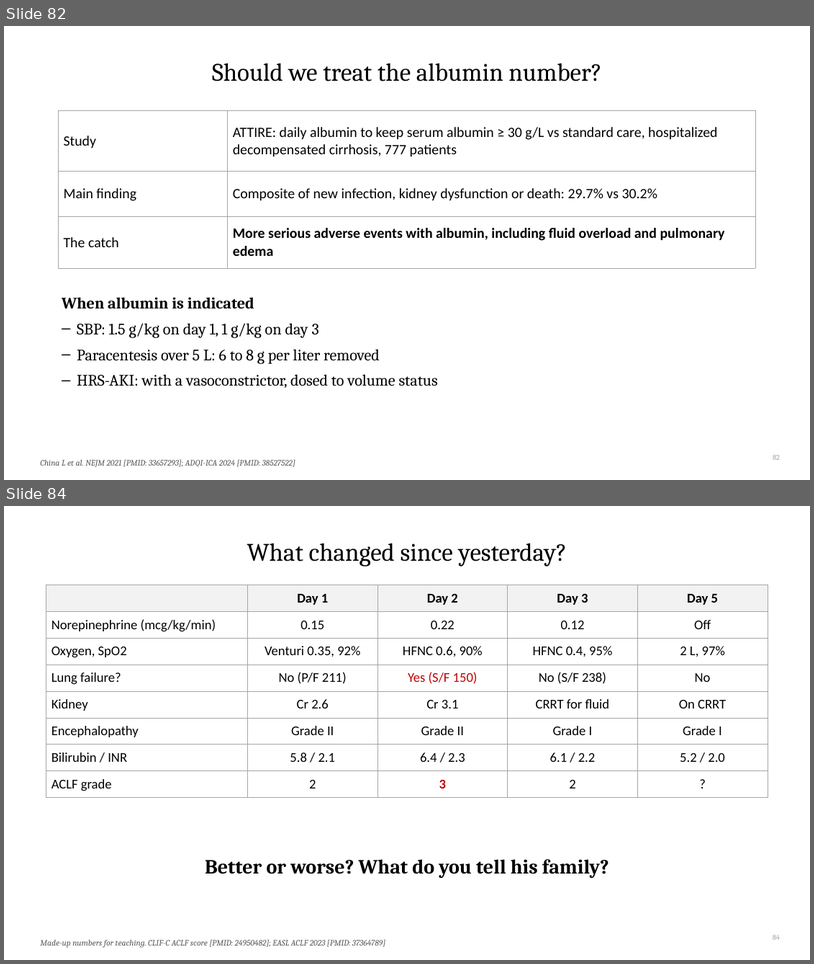
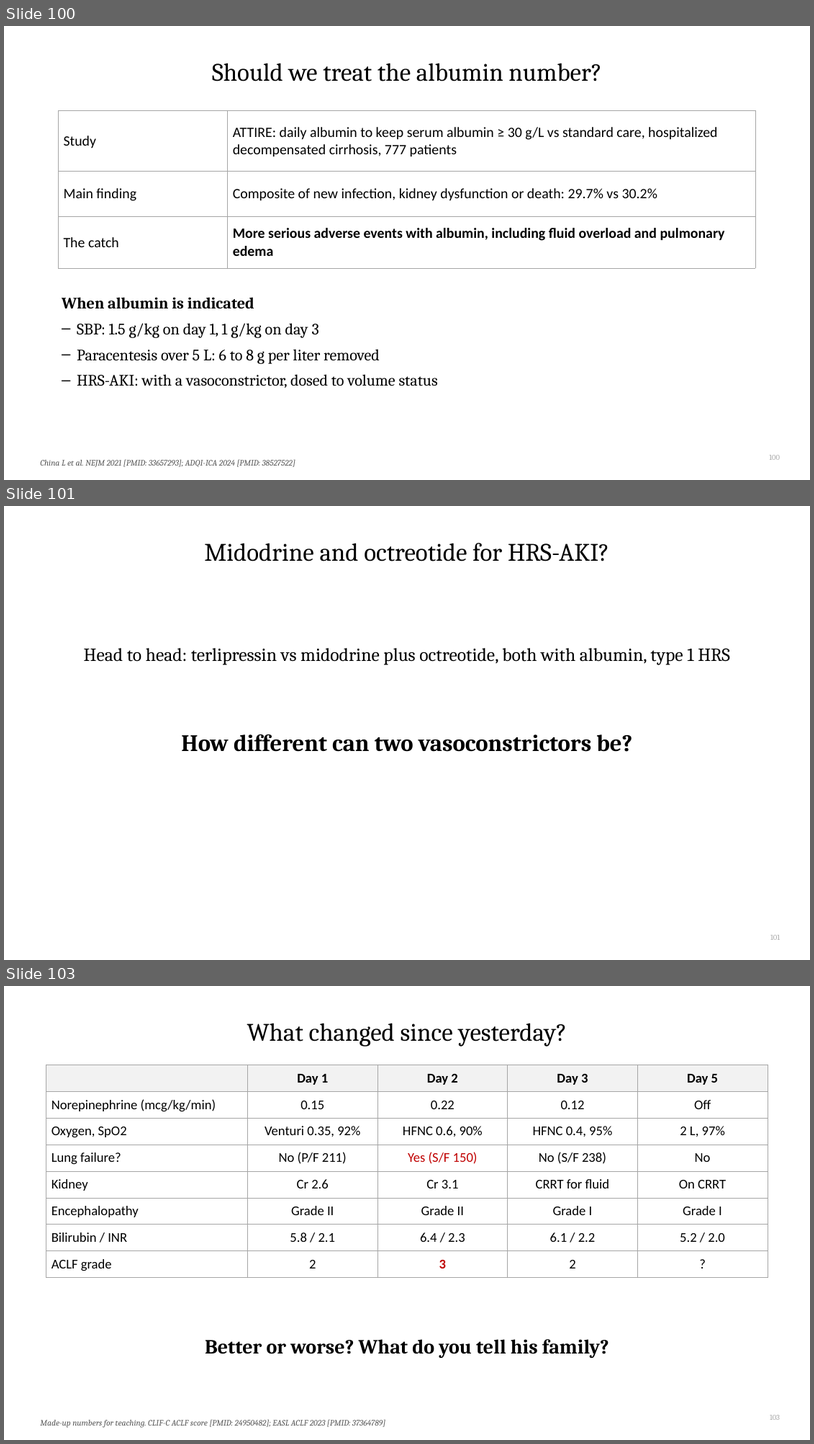
Before and after one commit to qaddodi/mohammad-almeqdadi-lectures, a slide deck: lectures/acute-liver-failure-aclf-in-icu/ALF and ACLF in the ICU.pptx. Shown one above the other, each under a label of ours: slides 82 and 84 before the commit, slides 100, 101 and 103 after it; the slides between them are not shown. The pictures are 814x964 and 814x1444 pixels, drawn with LibreOffice and Linux fonts; fonts in the diff are those of the drawing. Boxes give left, top, right and bottom in pixels: in the first picture for what was removed or moved away, otherwise in the second. Text is boxed around its words. In the diff, an @@ line names an element or a change of style, - is before the commit and + after.

```diff
--- a/lectures/acute-liver-failure-aclf-in-icu/ALF and ACLF in the ICU.pptx
+++ b/lectures/acute-liver-failure-aclf-in-icu/ALF and ACLF in the ICU.pptx
@@ slide 101 added at (4, 506, 810, 960), background #FFFFFF @@
@@ title added at (204, 543, 610, 561), 30 pt, text #000000 @@
+Midodrine and octreotide for HRS-AKI?
@@ text added at (84, 648, 730, 664), 22 pt, text #000000 @@
+Head to head: terlipressin vs midodrine plus octreotide, both with albumin, type 1 HRS
@@ text added at (181, 734, 633, 752), 28 pt, text #000000, bold @@
+How different can two vasoconstrictors be?
@@ page number added at (771, 934, 780, 939), 9 pt, text #A6A6A6 @@
+101
@@ what was slide 82 is now slide 100 @@
@@ page number at (769, 454, 780, 459): text changed @@
-82
+100
@@ what was slide 84 is now slide 103 @@
@@ page number at (770, 1414, 780, 1419): text changed @@
-84
+103
```
Also in this commit, not shown: 10 slides changed, 20 other slides added, 2 other files.
